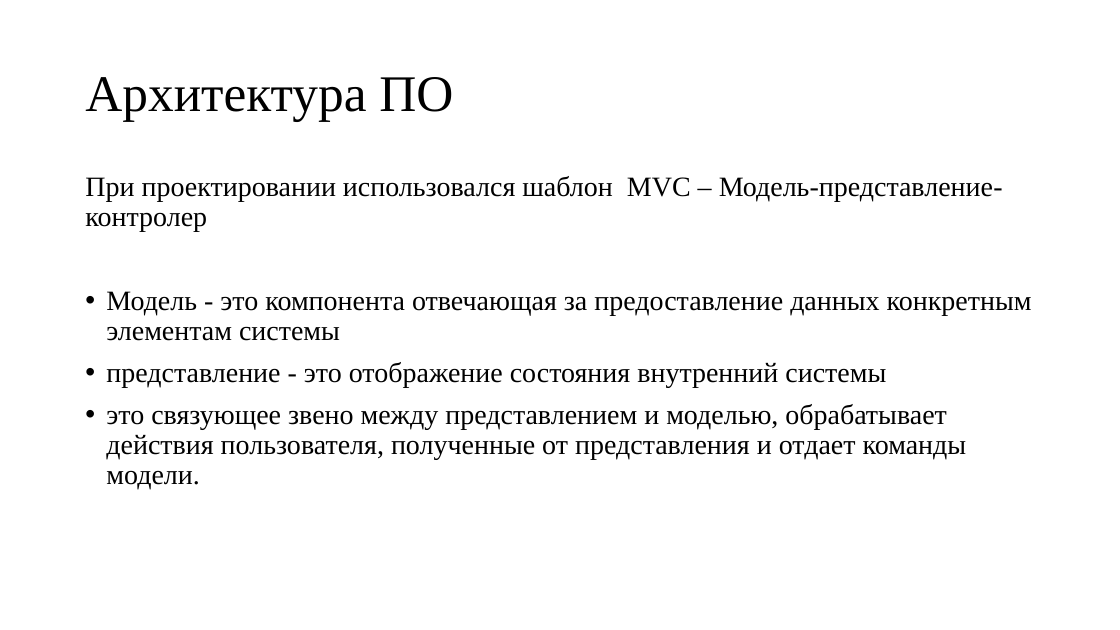
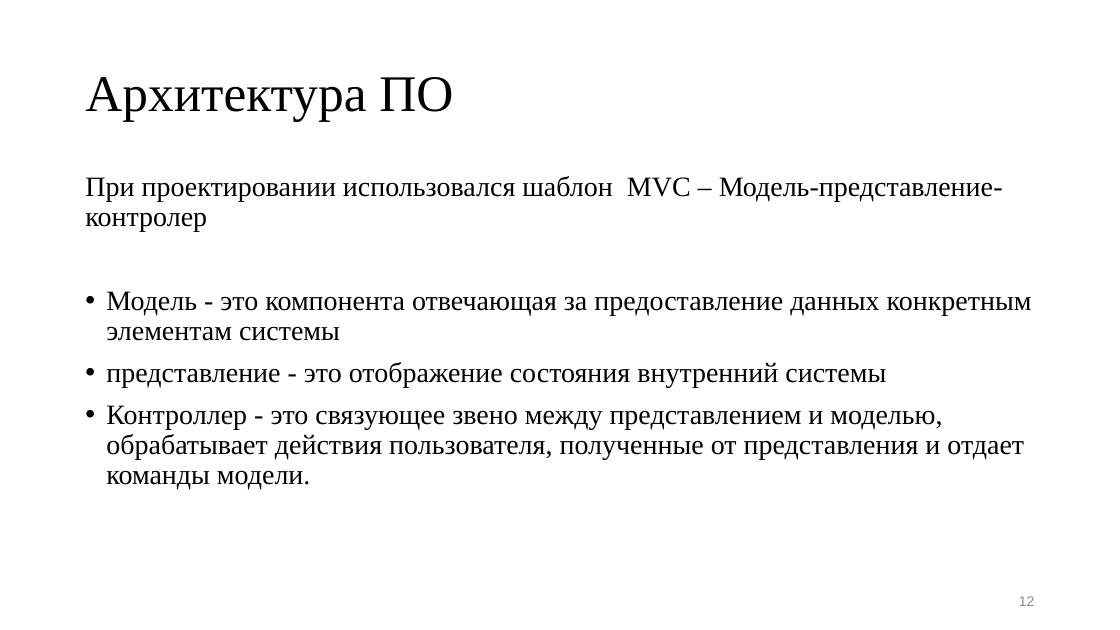
Before and after one commit to BroBezzubik/Diplome2021, a slide deck: slide 12 of Защита/Презентация1.pptx. Drawn at 1120x630 pixels with LibreOffice and Linux fonts; fonts in the diff are those of the drawing. Boxes give left, top, right and bottom in pixels: in the first picture for what was removed or moved away, otherwise in the second. Text is boxed around its words. In the diff, an @@ line names an element or a change of style, - is before the commit and + after.

```diff
--- a/Защита/Презентация1.pptx
+++ b/Защита/Презентация1.pptx
@@ text at <box>106,405,1024,490</box>: text changed @@
-• это связующее звено между представлением и моделью, обрабатывает действия пользователя, полученные от представления и отдает команды модели.
+• Контроллер - это связующее звено между представлением и моделью, обрабатывает действия пользователя, полученные от представления и отдает команды модели.
@@ page number added at <box>1019,596,1035,606</box>, 12 pt, text #8C8C8C @@
+12
```
Also in this commit, not shown: 7 other slides changed, 5 slides added, 2 slides removed, 12 other files.
